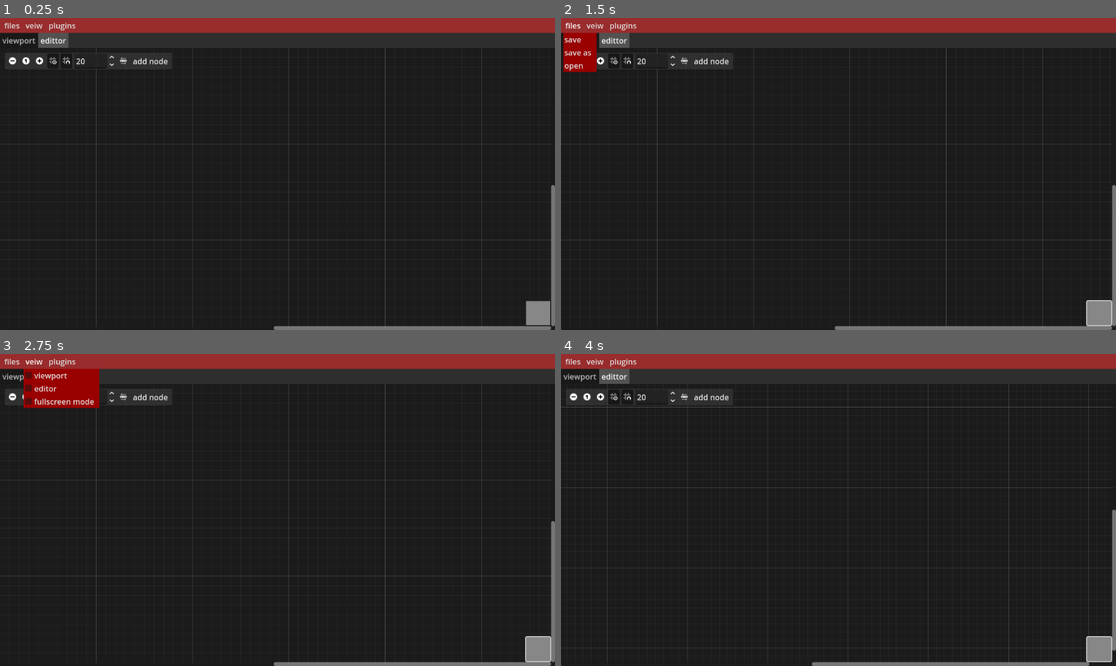
Above: before the commit, frames 1-4 (two rows, left to right).
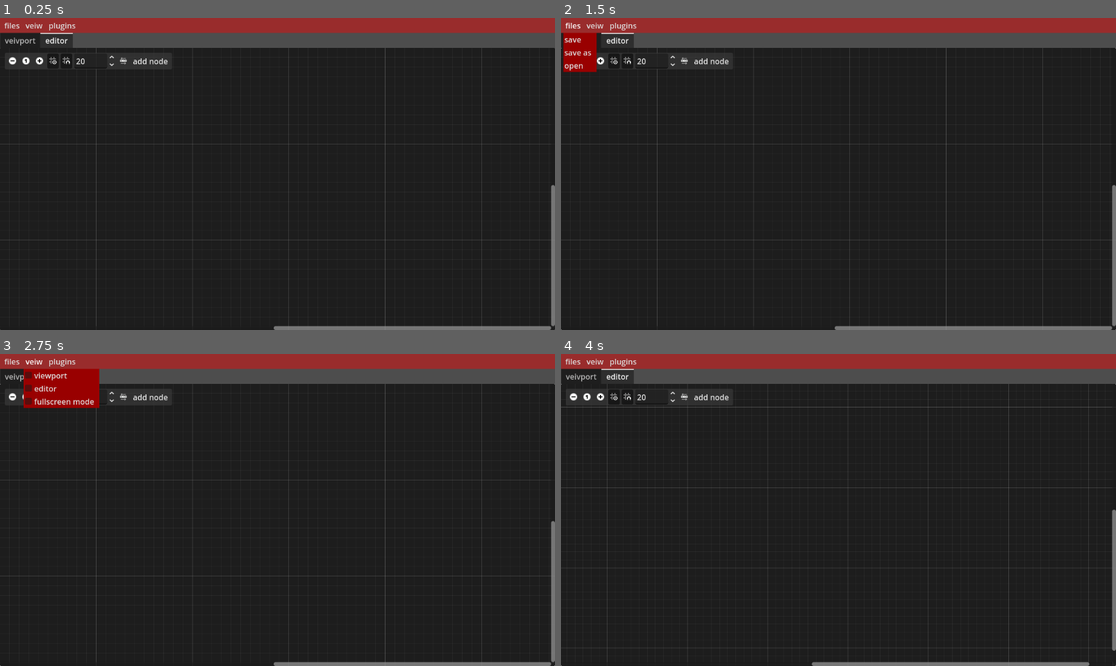
Above: after the commit, the same moments.

Repository: Phoenix-162/papers
Game: Godot game, scene res://scene/main.tscn
Two runs of this game, one before a commit and one after it. Both use one fixed random seed, a clock stepped at 60 frames per second and the inputs below.
Inputs (mouse positions are in pixels of both pictures, inside the frame that each line leads up to):
- Up to frame 1 (0.25 s): no input
- Up to frame 2 (1.5 s): click (1099, 314) at 0.52 s; click "files" at 1.25 s
- Up to frame 3 (2.75 s): click "veiw" at 2 s
- Up to frame 4 (4 s): click "plugins" at 2.75 s; click (572, 397) at 3.5 s

The runs differ from the first frame. In frame 1, 4.7% of the frame differs, in the area x 0-100%, y 4-99%; in frame 2, 4.7%; in frame 3, 4.3%; in frame 4, 4.8%, in the area x 0-100%, y 4-100%.

Commit message:
refine the event hooking system and try to implemt plugin loader

Diff:
--- a/project.godot
+++ b/project.godot
@@ -27,6 +27,10 @@
 window/stretch/aspect="expand"
 window/stretch/scale_mode="integer"
 
+[editor_plugins]
+
+enabled=PackedStringArray("res://addons/script-ide/plugin.cfg")
+
 [input]
 
 but={
--- a/scene/gui/body.tscn
+++ b/scene/gui/body.tscn
@@ -29,20 +29,33 @@
 background_mode = 2
 sky = SubResource("Sky_v0l8b")
 
-[node name="body" type="PanelContainer"]
+[node name="body" type="VBoxContainer"]
 custom_minimum_size = Vector2(200, 200)
-offset_right = 851.0
-offset_bottom = 490.0
+anchors_preset = 15
+anchor_right = 1.0
+anchor_bottom = 1.0
+grow_horizontal = 2
+grow_vertical = 2
 size_flags_vertical = 3
+theme_override_constants/separation = 0
 script = ExtResource("1_xjr1o")
+
+[node name="TabBar" type="TabBar" parent="."]
+layout_mode = 2
+current_tab = 1
+tab_count = 2
+tab_0/title = "veivport"
+tab_1/title = "editor"
 
 [node name="TabContainer" type="TabContainer" parent="."]
 layout_mode = 2
+size_flags_vertical = 3
 theme_override_constants/side_margin = 0
 theme_override_styles/tab_unselected = SubResource("StyleBoxFlat_itxqv")
 theme_override_styles/tab_hovered = SubResource("StyleBoxFlat_itxqv")
 theme_override_styles/tab_selected = SubResource("StyleBoxFlat_v0l8b")
 current_tab = 1
+tabs_visible = false
 drag_to_rearrange_enabled = true
 
 [node name="viewport" type="SubViewportContainer" parent="TabContainer"]
@@ -65,6 +78,7 @@
 [node name="Camera3D" type="Camera3D" parent="TabContainer/viewport/world/origin"]
 transform = Transform3D(1, 0, 0, 0, 1, 0, 0, 0, 1, 0, 0, 4.578)
 environment = SubResource("Environment_v0l8b")
+current = true
 
 [node name="CSGBox3D" type="CSGBox3D" parent="TabContainer/viewport/world"]
 
@@ -78,3 +92,5 @@
 minimap_enabled = false
 show_minimap_button = false
 script = ExtResource("3_nkjlt")
+
+[connection signal="tab_clicked" from="TabBar" to="." method="_on_tab_bar_clicked"]
--- a/scene/main.tscn
+++ b/scene/main.tscn
@@ -69,17 +69,27 @@
 text = "plugins
 "
 
-[node name="HSplitContainer" type="HSplitContainer" parent="."]
+[node name="HSplitContainer2" type="HSplitContainer" parent="."]
 layout_mode = 2
+size_flags_vertical = 3
+
+[node name="HSplitContainer" type="HSplitContainer" parent="HSplitContainer2"]
+layout_mode = 2
+size_flags_horizontal = 3
 size_flags_vertical = 3
 theme_override_constants/separation = 1
 
-[node name="body" parent="HSplitContainer" instance=ExtResource("2_v0l8b")]
-custom_minimum_size = Vector2(500, 200)
+[node name="left dock" type="PanelContainer" parent="HSplitContainer2/HSplitContainer"]
+visible = false
+layout_mode = 2
+
+[node name="body" parent="HSplitContainer2/HSplitContainer" instance=ExtResource("2_v0l8b")]
+custom_minimum_size = Vector2(600, 200)
 layout_mode = 2
 size_flags_horizontal = 3
 
-[node name="MarginContainer" type="MarginContainer" parent="HSplitContainer/body"]
+[node name="MarginContainer" type="MarginContainer" parent="HSplitContainer2/HSplitContainer/body"]
+visible = false
 layout_mode = 2
 size_flags_horizontal = 8
 size_flags_vertical = 8
@@ -88,7 +98,7 @@
 theme_override_constants/margin_right = 10
 theme_override_constants/margin_bottom = 10
 
-[node name="Button" type="Button" parent="HSplitContainer/body/MarginContainer"]
+[node name="Button" type="Button" parent="HSplitContainer2/HSplitContainer/body/MarginContainer"]
 custom_minimum_size = Vector2(50, 50)
 layout_mode = 2
 size_flags_horizontal = 8
@@ -96,10 +106,10 @@
 theme_override_styles/normal = SubResource("StyleBoxFlat_wp4xf")
 theme_override_styles/hover = SubResource("StyleBoxFlat_brvut")
 
-[node name="right dock" type="PanelContainer" parent="HSplitContainer"]
+[node name="right dock" type="PanelContainer" parent="HSplitContainer2"]
 unique_name_in_owner = true
 visible = false
-custom_minimum_size = Vector2(300, 0)
 layout_mode = 2
+size_flags_horizontal = 0
 
-[connection signal="pressed" from="HSplitContainer/body/MarginContainer/Button" to="." method="_on_button_pressed"]
+[connection signal="pressed" from="HSplitContainer2/HSplitContainer/body/MarginContainer/Button" to="." method="_on_button_pressed"]
--- a/script/cores/Papers.gd
+++ b/script/cores/Papers.gd
@@ -10,6 +10,8 @@
 class DockingManager:
 	enum DockingPosition{
 		Bottom,
+		left,
+		main,
 		right
 	}
 	static func create():
@@ -17,25 +19,57 @@
 	pass
 
 class PluginLoader:
+	static func loadzip(path:String):
+		#readd a zip file
+		var reader = ZIPReader.new()
+		var folder = DirAccess.open(path)
+		if reader.open(path) != OK:
+			OS.alert("cant load plugin at" + "\"" + path + "\"" )
+			return
+		for file_path in reader.get_files():
+			if file_path.ends_with("/"):
+				# what hapend if path is a folder
+				continue
+			print(reader.read_file(file_path).get_string_from_utf8())
+		reader.close()
 	pass
 
+
 class EventHooks:
-	static var hooks:Dictionary[StringName, Callable]
+	static var hooks:Dictionary[StringName, Variant]
 	static var return_values:Dictionary[StringName,Variant]
+	static func create_grouped(name,events:Array[Callable],...args):
+		var arr = []
+		for event:Callable in events:
+			arr.append(event.bindv(args))
+		if not hooks.has(name) or hooks[name].is_empty():
+			hooks[name] = arr
+		else:
+			hooks[name].append_array(arr)
+		pass
 	static func create_singular(name:StringName,event:Callable,...args):
 		hooks[name] = event.bindv(args)
 		pass
-	static func trigger_singular(name:StringName,...args):
+	static func trigger(name:StringName,...args):
 		if not hooks.has(name):
-			OS.alert("event hooks named "  + name + " is invalid or delated")
 			return
 		if hooks[name] is Callable:
 			return_values[name] = hooks[name].callv(args)
-		else :
-			OS.alert("event hooks named "  + name + " is invalid or delated")
+		if hooks[name] is Array:
+			var ret:Array
+			for event in hooks[name]:
+				if event is Callable:
+					ret.append(event.callv(args))
+			return_values[name] = ret
+			pass
 		pass
 	pass
 
+class thmemeManager:
+	pass
+
+
 func _init() -> void:
+	PluginLoader.loadzip("C:/Users/ASUS/Documents/games project/papers/.godot/tes.zip")
 	add_child(Storage.node)
 	pass
--- a/script/cores/body.gd
+++ b/script/cores/body.gd
@@ -1,8 +1,5 @@
 extends Node
 var selector:Window = preload("res://scene/gui/node picker.tscn").instantiate(PackedScene.GEN_EDIT_STATE_MAIN)
-
-
-
 
 
 func _ready() -> void:
@@ -15,6 +12,11 @@
 	button.pressed.connect(func ():
 		select_node()
 	)
+
+
+
+
+
 
 
 func select_node ():
@@ -32,3 +34,8 @@
 		selector.hide()
 		)
 	pass
+
+
+func _on_tab_bar_clicked(tab: int) -> void:
+	$TabContainer.current_tab = tab
+	pass # Replace with function body.
--- a/script/cores/component/node_picker.gd
+++ b/script/cores/component/node_picker.gd
@@ -15,10 +15,9 @@
 
 @warning_ignore("unused_parameter")
 func start(graph:GraphEdit):
-	papers.EventHooks.create_singular("tess",func (tes:String):
-		OS.alert(tes)
-		return tes
-		)
+	papers.EventHooks.create_grouped("tes",[
+		func (): OS.alert('1'),
+		func () : OS.alert("2")])
 	pass
 
 
--- a/script/nodes/node.gd
+++ b/script/nodes/node.gd
@@ -8,9 +8,9 @@
 func create():
 
 	var btn:Button = Button.new()
-	btn.text = "tes"
+	btn.text = "pause"
 	btn.pressed.connect(func ():
-		papers.EventHooks.trigger_singular("tess","tesaaa")
-		print(papers.EventHooks.return_values)
+		papers.EventHooks.trigger("tes")
+		pass
 		)
 	add_child(btn)
